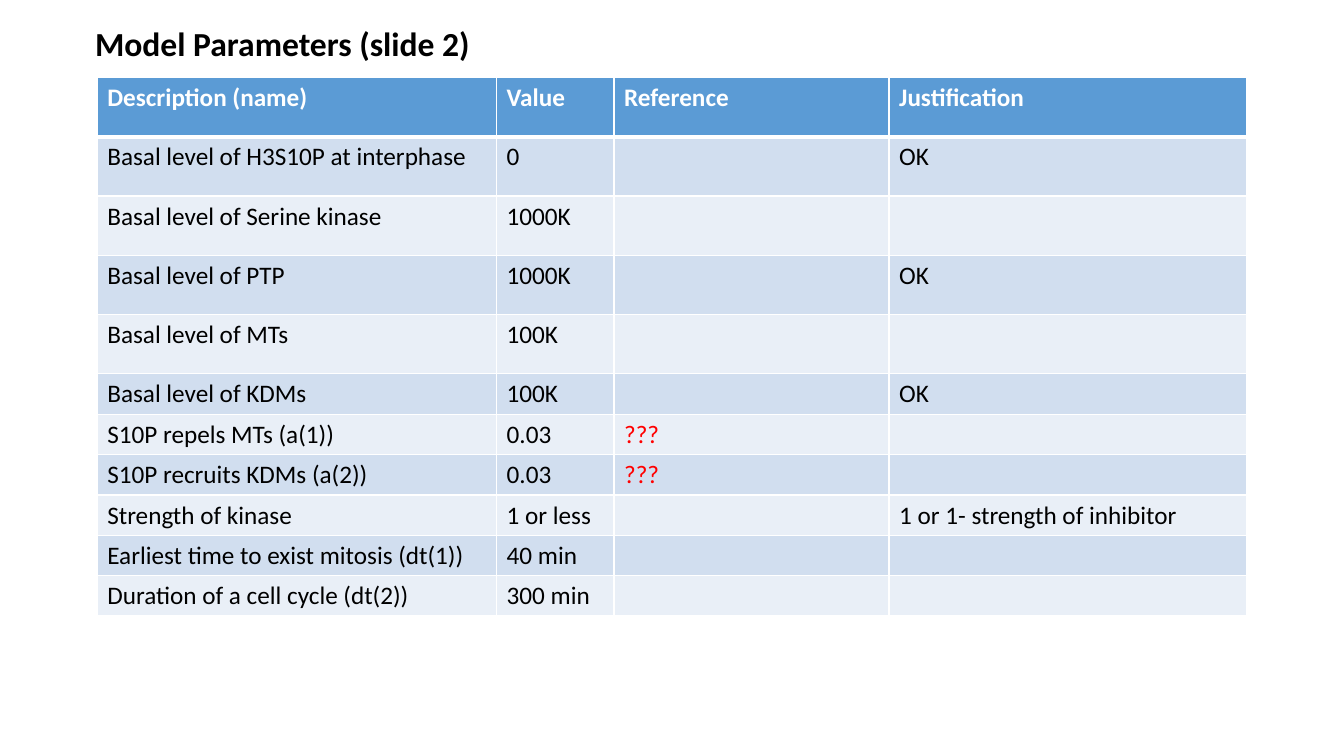
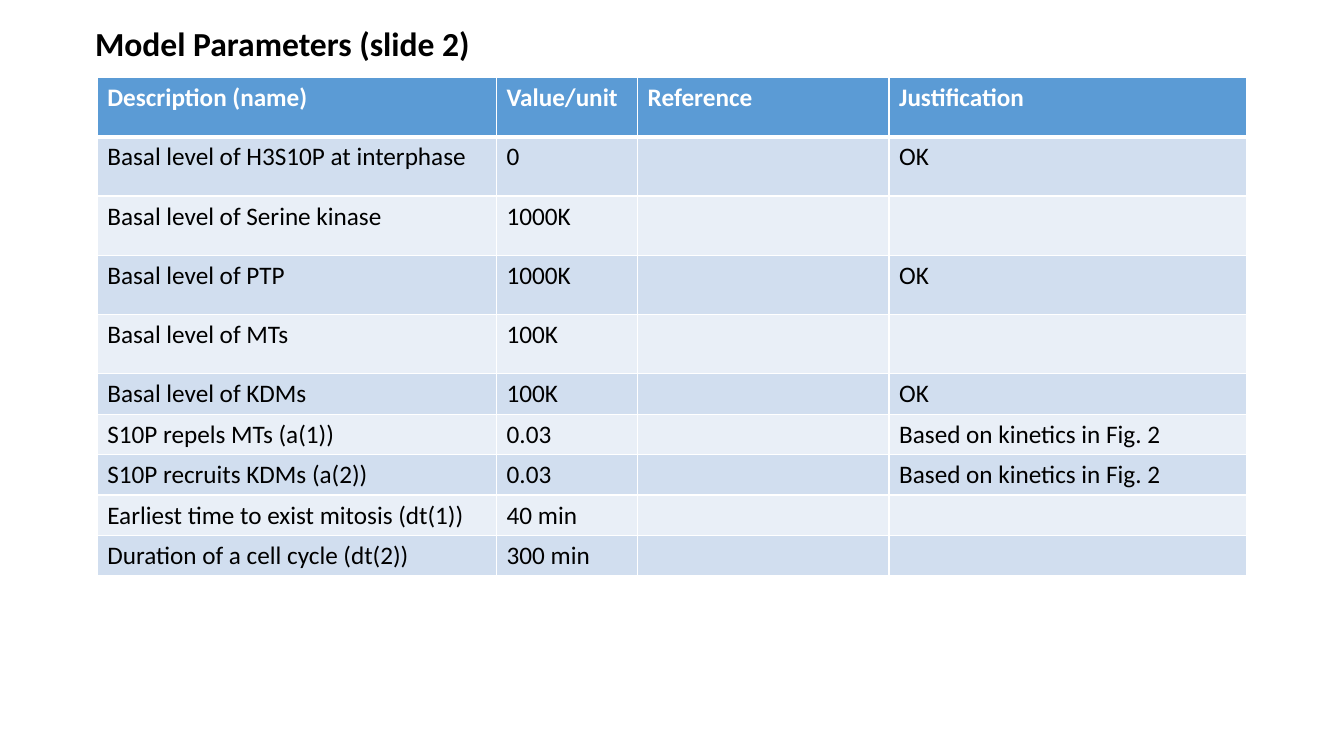
Before and after one commit to lu6007/fluocell, a slide deck: slide 6 of app/model/result_0211_2017.pptx. Drawn at 1344x756 pixels with LibreOffice and Linux fonts; fonts in the diff are those of the drawing. Boxes give left, top, right and bottom in pixels: in the first picture for what was removed or moved away, otherwise in the second. Text is boxed around its words. In the diff, an @@ line names an element or a change of style, - is before the commit and + after.

```diff
--- a/app/model/result_0211_2017.pptx
+++ b/app/model/result_0211_2017.pptx
@@ table at (98, 78, 1247, 576) @@
-row 1, column 2: Value
+row 1, column 2: Value/unit
-row 7: S10P repels MTs (a(1)) | 0.03 | ??? | 
-row 8: S10P recruits KDMs (a(2)) | 0.03 | ??? | 
-row 9: Strength of kinase | 1 or less |  | 1 or 1- strength of inhibitor
+row 7: S10P repels MTs (a(1)) | 0.03 |  | Based on kinetics in Fig. 2
+row 8: S10P recruits KDMs (a(2)) | 0.03 |  | Based on kinetics in Fig. 2
```
Also in this commit, not shown: 4 other slides changed, 1 slide removed, 10 other files.
